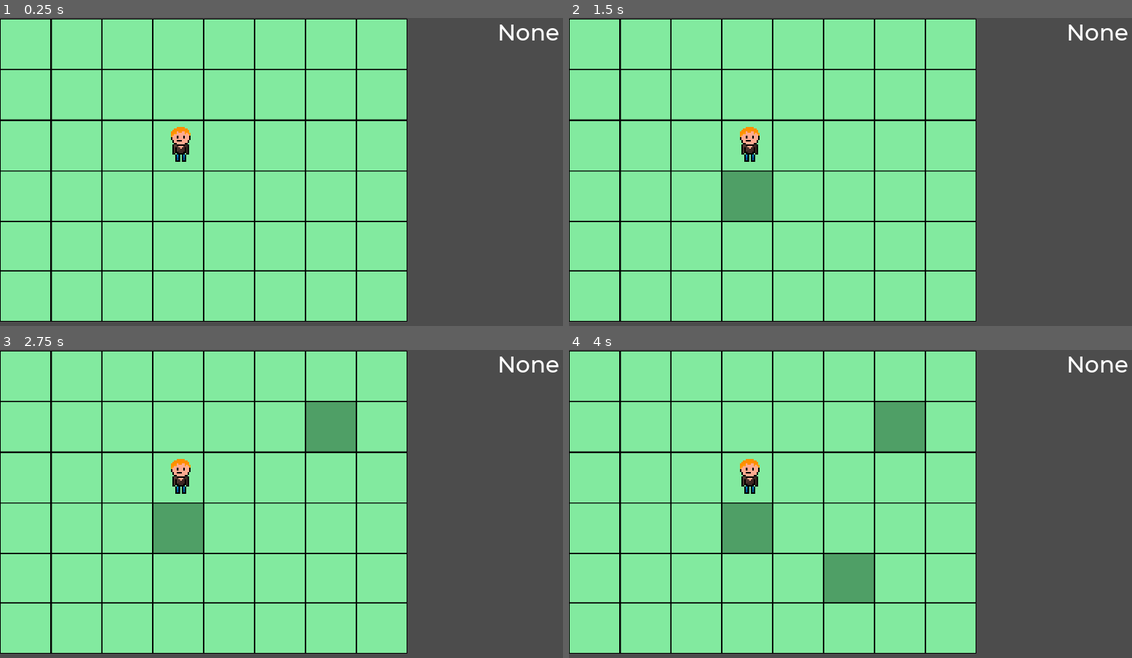
Above: before the commit, frames 1-4 (two rows, left to right).
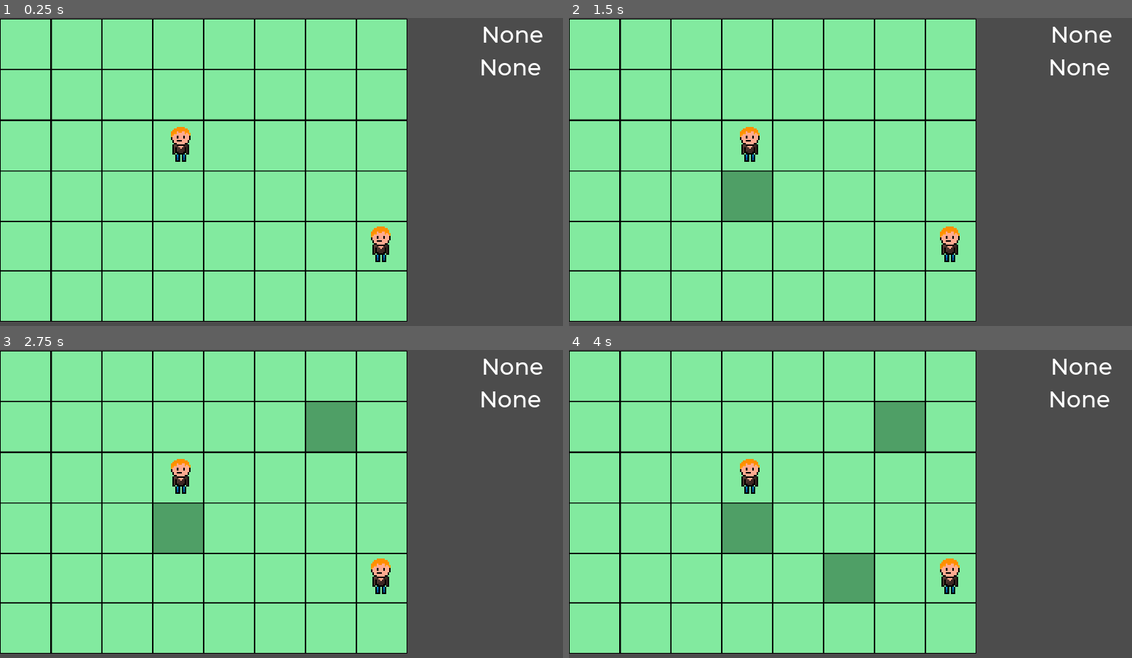
Above: after the commit, the same moments.

Repository: gakawarstone/godot-games
Game: Godot game, scene res://Main.tscn
The game is run twice, just before and just after one commit, with the same random seed, the same clock (stepped at 60 frames per second) and the same inputs.
Inputs (mouse positions are in pixels of both pictures, inside the frame that each line leads up to):
- Up to frame 1 (0.25 s): no input
- Up to frame 2 (1.5 s): tap Enter at 0.5 s; move the mouse to (985, 172) at 0.52 s; tap Space (ui_select) at 0.77, 1.25 s; move the mouse to (743, 205) at 1.27 s
- Up to frame 3 (2.75 s): tap Space (ui_select) at 1.52 s; tap Enter at 2 s; move the mouse to (349, 445) at 2.02 s
- Up to frame 4 (4 s): tap Space (ui_select) at 2.75, 3.02, 3.77 s; move the mouse to (833, 587) at 2.77 s; tap Enter at 3.5 s; move the mouse to (1036, 571) at 3.52 s

The runs differ from the first frame. In frame 1, 0.9% of the frame differs, in the area x 65-100%, y 2-80%; in frame 2, 0.9%; in frame 3, 0.9%; in frame 4, 0.9%.

Commit message:
feat: support multiple players

Diff:
--- a/tactical_rpg/Main.gd
+++ b/tactical_rpg/Main.gd
@@ -3,20 +3,26 @@
 
 func _ready():
 	var blocks = get_tree().get_nodes_in_group("blocks")
+	var players = get_tree().get_nodes_in_group("players")
+	print(players)
 	for block in blocks:
-		if block.contains_position($Player.position):
-			$Player.block_under = block
-			$Player.block_goto = block
+		for player in players:
+			if block.contains_position($Player.position):
+				player.block_under = block
+				player.block_goto = block
 
 func _process(delta):
 	var blocks = get_tree().get_nodes_in_group("blocks")
+	var players = get_tree().get_nodes_in_group("players")
 	for block in blocks:
-		if block.contains_position($Player.position):
-			$Player.block_under = block
+		for player in players:
+			if block.contains_position(player.position):
+				player.block_under = block
 
-		if block.selected && $Player.selected && block != $Player.block_under:
-			$Player.block_under.selected = false
-			$Player.block_goto = block
-			$Player.stage = "Move"
+			if block.selected && player.selected && block != player.block_under:
+				player.block_under.selected = false
+				player.block_goto = block
+				player.stage = "Move"
 
 	$Debug/Label.text = $Player.stage
+	$Debug/Label2.text = $Player2.stage
--- a/tactical_rpg/Main.tscn
+++ b/tactical_rpg/Main.tscn
@@ -14,8 +14,11 @@
 
 [node name="Board" parent="." instance=ExtResource( 1 )]
 
-[node name="Player" parent="." groups=["player"] instance=ExtResource( 3 )]
+[node name="Player" parent="." instance=ExtResource( 3 )]
 position = Vector2( 322, 228 )
+
+[node name="Player2" parent="." instance=ExtResource( 3 )]
+position = Vector2( 674, 404 )
 
 [node name="Debug" type="Control" parent="."]
 anchor_left = 1.0
@@ -27,7 +30,19 @@
 [node name="Label" type="Label" parent="Debug"]
 anchor_left = 1.0
 anchor_right = 1.0
-margin_left = -153.0
-margin_bottom = 50.0
+margin_left = -181.0
+margin_top = 4.0
+margin_right = -28.0
+margin_bottom = 54.0
 custom_fonts/font = SubResource( 1 )
 text = "DEBUG"
+
+[node name="Label2" type="Label" parent="Debug"]
+anchor_left = 1.0
+anchor_right = 1.0
+margin_left = -184.0
+margin_top = 61.0
+margin_right = -31.0
+margin_bottom = 111.0
+custom_fonts/font = SubResource( 1 )
+text = "DEBUG"
--- a/tactical_rpg/Player.gd
+++ b/tactical_rpg/Player.gd
@@ -6,6 +6,7 @@
 var block_goto
 var speed = 5
 var stage = "None"
+
 
 func _ready():
 	pass
@@ -20,6 +21,7 @@
 		stage = 'Selected'
 
 
+func _physics_process(delta):
 	if stage == 'Move':
 		if (block_goto.get_node("Pivot").get_global_rect().get_center() - position).length() < 5 && block_goto.selected:
 			block_under.selected = false
--- a/tactical_rpg/Player.tscn
+++ b/tactical_rpg/Player.tscn
@@ -3,7 +3,7 @@
 [ext_resource path="res://Player.png" type="Texture" id=1]
 [ext_resource path="res://Player.gd" type="Script" id=2]
 
-[node name="Player" type="KinematicBody2D"]
+[node name="Player" type="KinematicBody2D" groups=["players"]]
 collision_layer = 0
 collision_mask = 0
 script = ExtResource( 2 )
